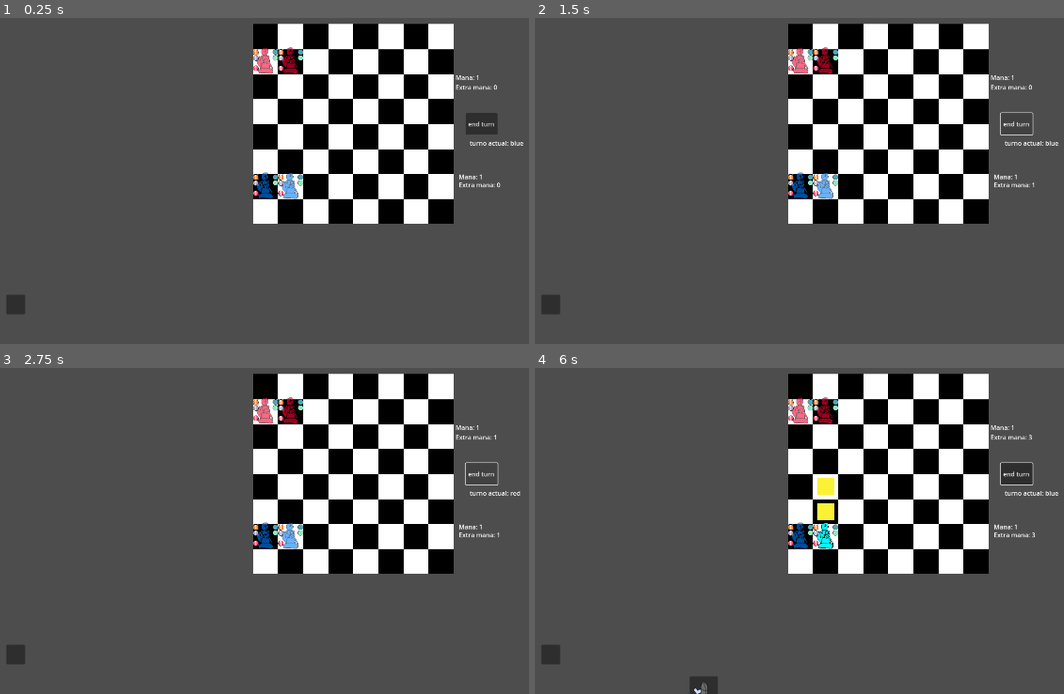
Above: before the commit, frames 1-4 (two rows, left to right).
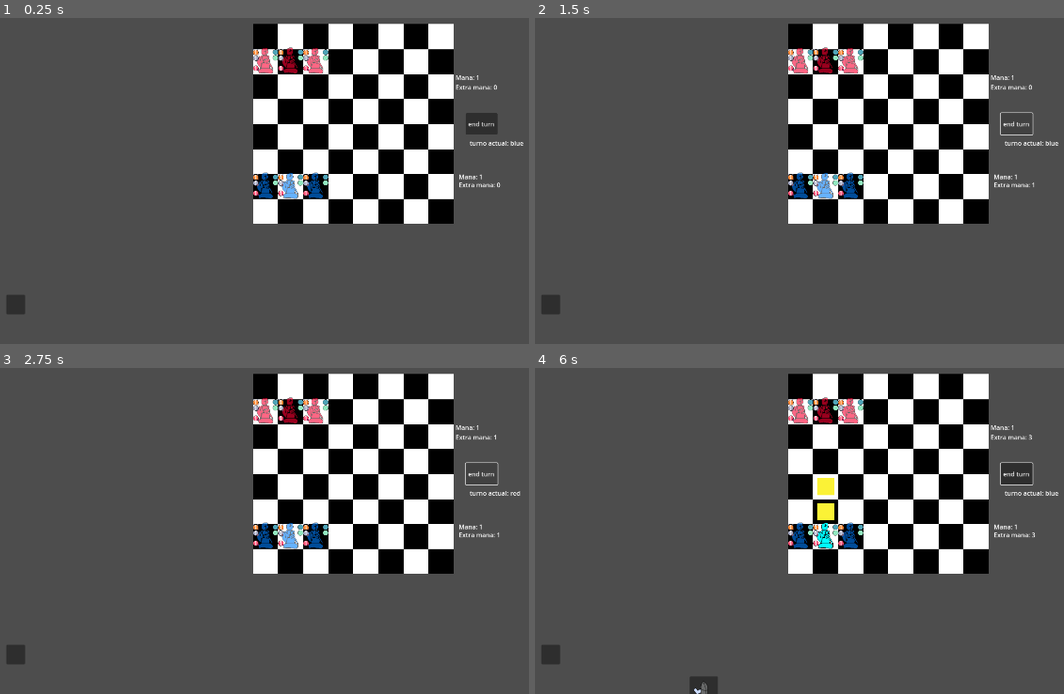
Above: after the commit, the same moments.

Repository: Naitais/chess_prototipo
Game: Godot game, scene res://scenes/main.tscn
The game is run twice, just before and just after one commit, with the same random seed, the same clock (stepped at 60 frames per second) and the same inputs. The engine's default icon, where the game draws it, is replaced by a stand-in: a white triangle on a blue panel in a dark square.
Inputs (mouse positions are in pixels of both pictures, inside the frame that each line leads up to):
- Up to frame 1 (0.25 s): no input
- Up to frame 2 (1.5 s): click "end turn" at 0.5 s; click "end turn" at 1.25 s
- Up to frame 3 (2.75 s): click "end turn" at 2 s
- Up to frame 4 (6 s): tap Enter at 2.75, 4.25, 5.75 s; move the mouse to (889, 475) at 2.77 s; click (889, 475) at 2.85 s; tap Space at 3.5, 5 s; move the mouse to (799, 410) at 3.52 s; right-click (799, 410) at 3.6 s; move the mouse to (825, 410) at 4.27 s; click (825, 410) at 4.35 s; move the mouse to (799, 537) at 5.02 s; right-click (799, 537) at 5.1 s; move the mouse to (825, 537) at 5.77 s; click (825, 537) at 5.85 s

The runs differ from the first frame. In frame 1, 0.5% of the frame differs, in the area x 57-63%, y 9-56%; in frame 2, 0.5%; in frame 3, 0.5%; in frame 4, 0.5%.

Commit message:
trabajando en sistema de efectos para despues continuar desarrollando habilidades pasivas y activas

Diff:
--- a/project.godot
+++ b/project.godot
@@ -20,6 +20,7 @@
 Global="*res://scripts/managers/global.gd"
 UiManager="*res://scripts/managers/ui_manager.gd"
 TurnManager="*res://scripts/managers/turn_manager.gd"
+StateEffectManager="*res://scripts/managers/state_effect_manager.gd"
 
 [display]
 
--- /dev/null
+++ b/scenes/efecto.tscn
@@ -0,0 +1,21 @@
+[gd_scene load_steps=5 format=3 uid="uid://cx14jjtle6mu8"]
+
+[ext_resource type="Script" path="res://scripts/efecto.gd" id="1_kwmbj"]
+[ext_resource type="Script" path="res://scripts/state scripts/State Machine.gd" id="2_y3s1q"]
+[ext_resource type="Script" path="res://scripts/state scripts/effect_states/inactive_effect_state.gd" id="3_ri03j"]
+[ext_resource type="Script" path="res://scripts/state scripts/effect_states/activate_effect_state.gd" id="4_57fja"]
+
+[node name="efecto" type="Node2D"]
+script = ExtResource("1_kwmbj")
+
+[node name="StateMachine" type="Node" parent="." node_paths=PackedStringArray("state")]
+script = ExtResource("2_y3s1q")
+state = NodePath("InactiveEffectState")
+
+[node name="InactiveEffectState" type="Node" parent="StateMachine" node_paths=PackedStringArray("efecto")]
+script = ExtResource("3_ri03j")
+efecto = NodePath("../..")
+
+[node name="ActiveEffectState" type="Node" parent="StateMachine" node_paths=PackedStringArray("efecto")]
+script = ExtResource("4_57fja")
+efecto = NodePath("../..")
--- a/scenes/jugador.tscn
+++ b/scenes/jugador.tscn
@@ -15,6 +15,8 @@
 
 [node name="royal_soldier2" parent="piezas" instance=ExtResource("8_nvywv")]
 
+[node name="royal_soldier3" parent="piezas" instance=ExtResource("8_nvywv")]
+
 [node name="mana_lbl" type="Label" parent="."]
 offset_left = 517.0
 offset_top = 125.0
--- a/scenes/piece.tscn
+++ b/scenes/piece.tscn
@@ -110,5 +110,7 @@
 
 [node name="skills" type="Node2D" parent="."]
 
+[node name="efectos" type="Node2D" parent="."]
+
 [connection signal="mouse_entered" from="piece_area" to="." method="_on_piece_area_mouse_entered"]
 [connection signal="mouse_exited" from="piece_area" to="." method="_on_piece_area_mouse_exited"]
--- /dev/null
+++ b/scripts/efecto.gd
@@ -0,0 +1,41 @@
+extends Node2D
+class_name Efecto
+
+#un efecto es el resltado del accionar de una habilidad pasiva o activa
+#puede ser hemorragia, congelamiento, inmolacion, veneno, noqueado (stun), fortificacion, etc
+
+@export var duracion: int #duracion en turnos del efecto
+@export var nombre: String
+@export var descripcion: String
+@export var stat_mod_num: int #monto por el cual se modifica una estadistica
+@export var actor: Piece #pieza que es afectada por el efecto
+
+#state machine
+@onready var state_machine = $StateMachine as StateMachine
+@onready var inactive_effect_state = $StateMachine/InactiveEffectState as InactiveEffectState
+
+
+# Called when the node enters the scene tree for the first time.
+func _ready():
+	pass # Replace with function body.
+
+# Called every frame. 'delta' is the elapsed time since the previous frame.
+func _process(delta):
+	pass
+
+#funcion que incrementa o decrece un stat
+#recibe string para determinar el stat a modificar
+#esta funcion la voy a utilizar en muchos efectos
+func modify_piece_stat(stat_type: String) -> void:
+
+	match stat_type:
+
+		"health": actor.health += stat_mod_num
+
+		"armor": actor.armor += stat_mod_num
+
+		"physical_damage": actor.physical_damage += stat_mod_num
+
+		"magic_shield": actor.magic_shield += stat_mod_num
+
+		"magic_damage": actor.magic_damage += stat_mod_num
--- a/scripts/managers/global.gd
+++ b/scripts/managers/global.gd
@@ -14,6 +14,20 @@
 
 #implementar check del rey (el rey esta en check si esta al alcance de una pieza tanto en mov como en pos of)
 #implementar enroque (castling)
+
+#tengo que terminar de pensar como voy a trabajar lo de los states
+
+#nuevo planteamiento -> tanto las habilidades activas como pasivas desencadenan efectos
+#los efectos van a ser nodos que se agregan a un nodo contenedor de efectos llamado efectos
+#cada efecto va a tener su state machine con sus metodos y atributos
+#cada pieza deberia tener un metodo que recorra los efectos que tiene cargados y en base a eso accionarlo
+#cuando muestre la barra de efectos y habilidades pasivas activas,
+#primero se muestran en una row las habilidades pasivas y en una row debajo los efectos activos en la pieza
+#si se hoverea la habilidad pasiva, en la descripcion va a estar subrayado o enfatizado el efecto
+#y cuando se hoveree el efecto va a mostrar en rojo o verde (dependiendo si es algo bueno o malo),
+#de donde proviene ese efecto, si es de una habilidad activa que afecto a la pieza o si viene de una habilidad
+#pasiva de la misma pieza u otra que la afecto esto va a estar conn un asterisco debajo de la descripcion
+#de la habilidad pasiva
 
 #cada pieza debe tener un array llamado states
 #al inicio de cada turno cada pieza debe correr un metodo que revise que states
--- a/passive_skill.gd
+++ b/scripts/managers/state_effect_manager.gd
@@ -1,7 +1,16 @@
-extends Node2D
+extends Node
 
+var states: Dictionary = {
 
+	"Wall of Pawns": ""
+
+}
 # Called when the node enters the scene tree for the first time.
+
+func increase_armor_effect(piece: Piece, ammount: int) -> void:
+
+	piece.armor += ammount
+
 func _ready():
 	pass # Replace with function body.
 
--- a/scripts/piece.gd
+++ b/scripts/piece.gd
@@ -27,8 +27,8 @@
 @onready var sprite = $Sprite2D
 @onready var mouse_pos: Vector2
 @onready var jugador: Node2D
-@onready var active_effects: Array
-
+
+@onready var states_node = $efectos
 
 var states: Array
 var square_positions: Array
@@ -42,8 +42,12 @@
 @onready var move_piece_state = $StateMachine/MovePieceState as MovePieceState
 @onready var receive_damage_state = $StateMachine/ReceiveDamageState as ReceiveDamageState
 
+
 func _ready():
 	jugador = get_parent().get_parent() #por el momento lo asigno asi
+
+
+
 	inactive_piece_state.piece_hovered.connect(state_machine.change_state.bind(select_piece_state))
 	inactive_piece_state.piece_is_target.connect(state_machine.change_state.bind(receive_damage_state))
 	receive_damage_state.piece_not_hovered.connect(state_machine.change_state.bind(inactive_piece_state))
--- /dev/null
+++ b/scripts/state scripts/effect_states/activate_effect_state.gd
@@ -0,0 +1,26 @@
+class_name ActiveEffectState
+extends State
+
+@export var efecto: Efecto
+
+signal effect_deactivated
+
+func _ready():
+	#con esto hago que este desactivado el fisics prouces
+	set_physics_process(false)
+
+func _enter_state() -> void:
+	pass
+	#solo se activa cuando entro al state wander
+
+	#skill.actor.deselect_piece_no_click()
+
+	set_physics_process(true)
+
+func _exit_state() -> void:
+	#cuando se sale se pone false
+	set_physics_process(false)
+
+func _physics_process(_delta):
+
+	pass
--- /dev/null
+++ b/scripts/state scripts/effect_states/inactive_effect_state.gd
@@ -0,0 +1,26 @@
+class_name InactiveEffectState
+extends State
+
+@export var efecto: Efecto
+
+signal effect_activated
+
+func _ready():
+	#con esto hago que este desactivado el fisics prouces
+	set_physics_process(false)
+
+func _enter_state() -> void:
+	pass
+	#solo se activa cuando entro al state wander
+
+	#skill.actor.deselect_piece_no_click()
+
+	set_physics_process(true)
+
+func _exit_state() -> void:
+	#cuando se sale se pone false
+	set_physics_process(false)
+
+func _physics_process(_delta):
+
+	pass
